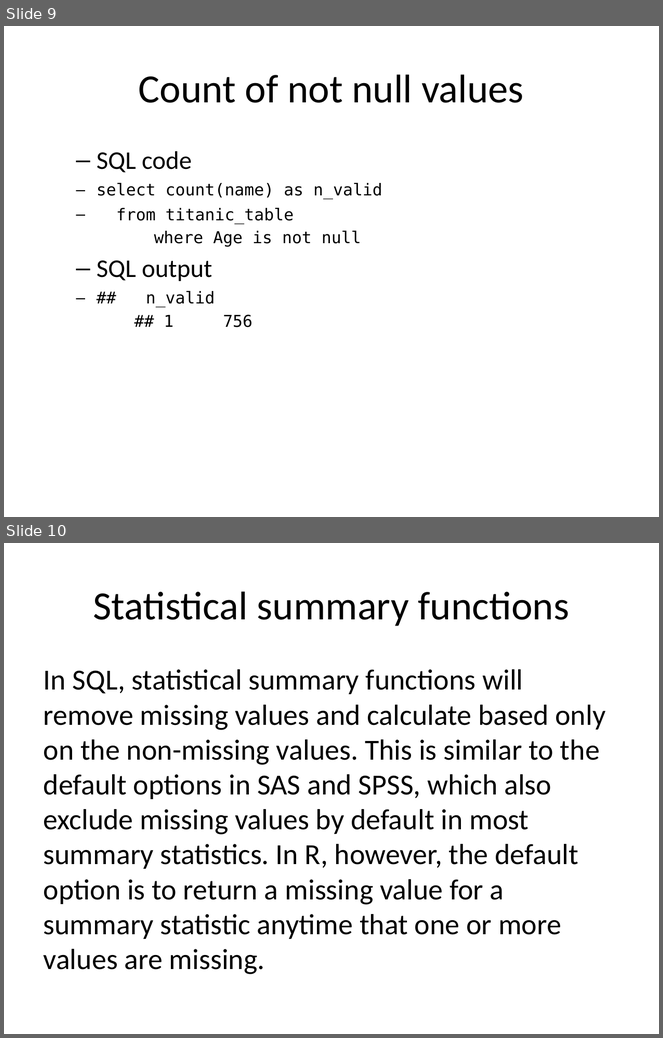
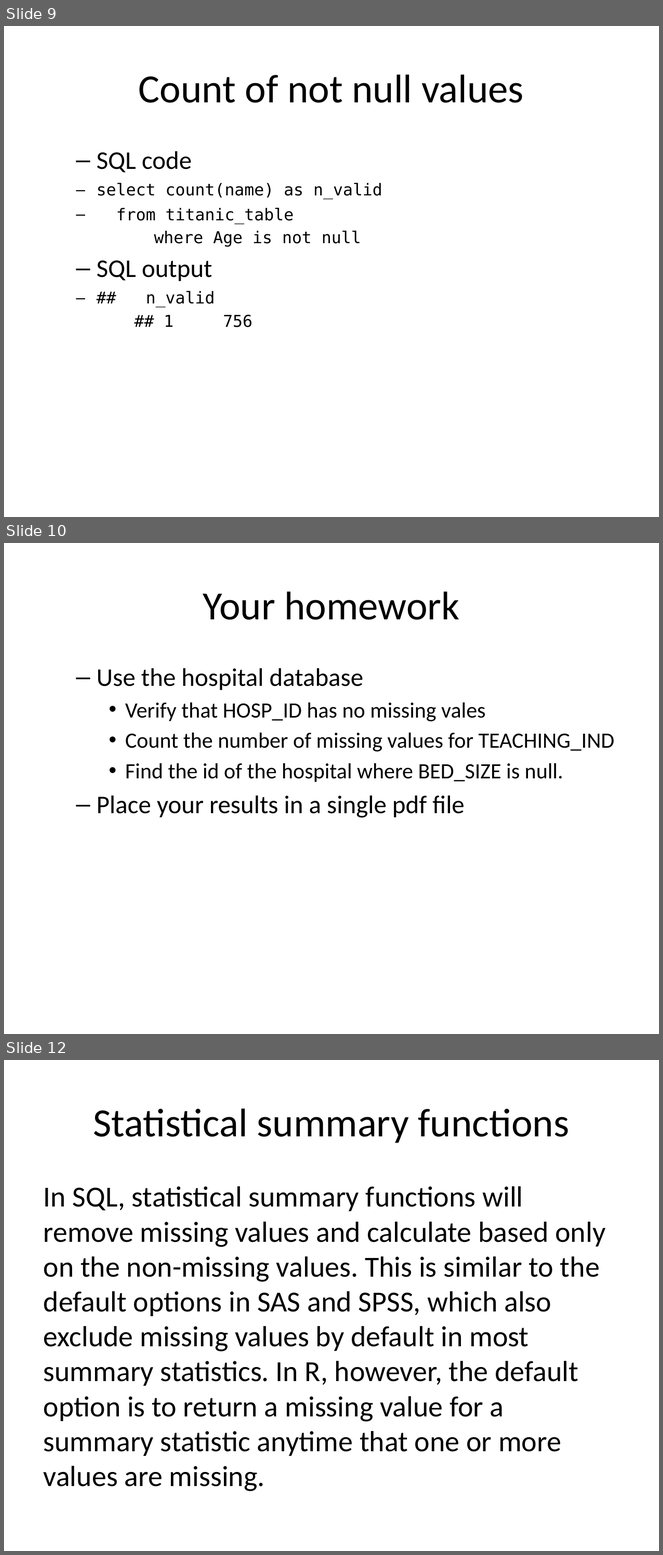
Before and after one commit to pmean/introduction-to-sql, a slide deck: src/null-values.pptx. Shown one above the other, each under a label of ours: slides 9 and 10 before the commit, slides 9, 10 and 12 after it; the slides between them are not shown. The pictures are 663x1038 and 663x1555 pixels, drawn with LibreOffice and Linux fonts; fonts in the diff are those of the drawing. Boxes give left, top, right and bottom in pixels: in the first picture for what was removed or moved away, otherwise in the second. Text is boxed around its words. In the diff, an @@ line names an element or a change of style, - is before the commit and + after.

Commit message:
Split null-values lecture into two parts

```diff
--- a/src/null-values.pptx
+++ b/src/null-values.pptx
@@ slide 10 added at (4,543,659,1034), background #FFFFFF @@
@@ title added at (203,591,460,620), 44 pt, text #000000 @@
+Your homework
@@ text added at (97,668,615,818), 24 pt, text #000000 @@
+  – Use the hospital database
+    • Verify that HOSP_ID has no missing vales
+    • Count the number of missing values for TEACHING_IND
+    • Find the id of the hospital where BED_SIZE is null.
+  – Place your results in a single pdf file
@@ what was slide 10 is now slide 12 @@
```
Also in this commit, not shown: 8 slides changed, 4 other slides added, 1 other file.
